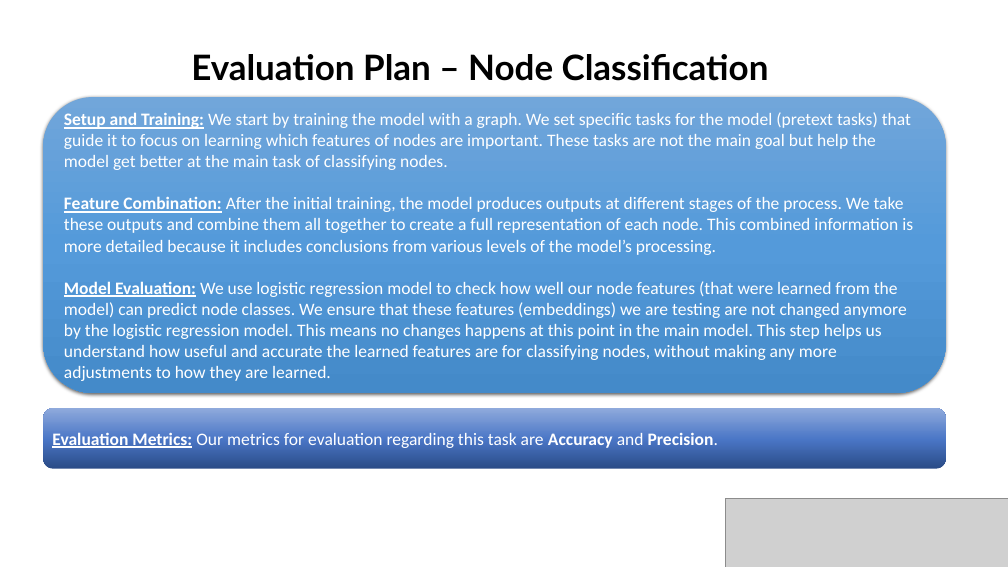
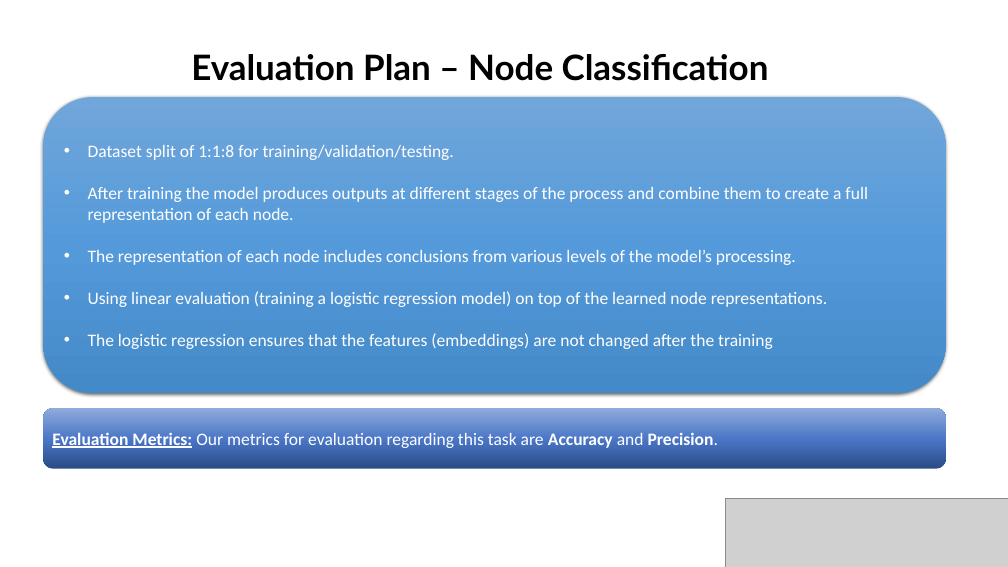
Before and after one commit to gilseg10/BraudeProject, a slide deck: slide 19 of Graph reconstruction with MaskGAE_.pptx (slide 18 before the commit). Drawn at 1008x567 pixels with LibreOffice and Linux fonts; fonts in the diff are those of the drawing; grey boxes stand for pictures; background and template pictures are left out. Boxes give left, top, right and bottom in pixels: in the first picture for what was removed or moved away, otherwise in the second. Text is boxed around its words. In the diff, an @@ line names an element or a change of style, - is before the commit and + after.

```diff
--- a/Graph reconstruction with MaskGAE_.pptx
+++ b/Graph reconstruction with MaskGAE_.pptx
@@ text in rounded rectangle at [88,145,868,349]: text changed @@
-Setup and Training: We start by training the model with a graph. We set specific tasks for the model (pretext tasks) that guide it to focus on learning which features of nodes are important. These tasks are not the main goal but help the model get better at the main task of classifying nodes.
-Feature Combination: After the initial training, the model produces outputs at different stages of the process. We take these outputs and combine them all together to create a full representation of each node. This combined information is more detailed because it includes conclusions from various levels of the model’s processing.
-Model Evaluation: We use logistic regression model to check how well our node features (that were learned from the model) can predict node classes. We ensure that these features (embeddings) we are testing are not changed anymore by the logistic regression model. This means no changes happens at this point in the main model. This step helps us understand how useful and accurate the learned features are for classifying nodes, without making any more adjustments to how they are learned.
+• Dataset split of 1:1:8 for training/validation/testing.
+• After training the model produces outputs at different stages of the process and combine them to create a full representation of each node.
+• The representation of each node includes conclusions from various levels of the model’s processing.
+• Using linear evaluation (training a logistic regression model) on top of the learned node representations.
+• The logistic regression ensures that the features (embeddings) are not changed after the training
```
Also in this commit, not shown: 13 other slides changed, 1 slide added, 1 other file.
